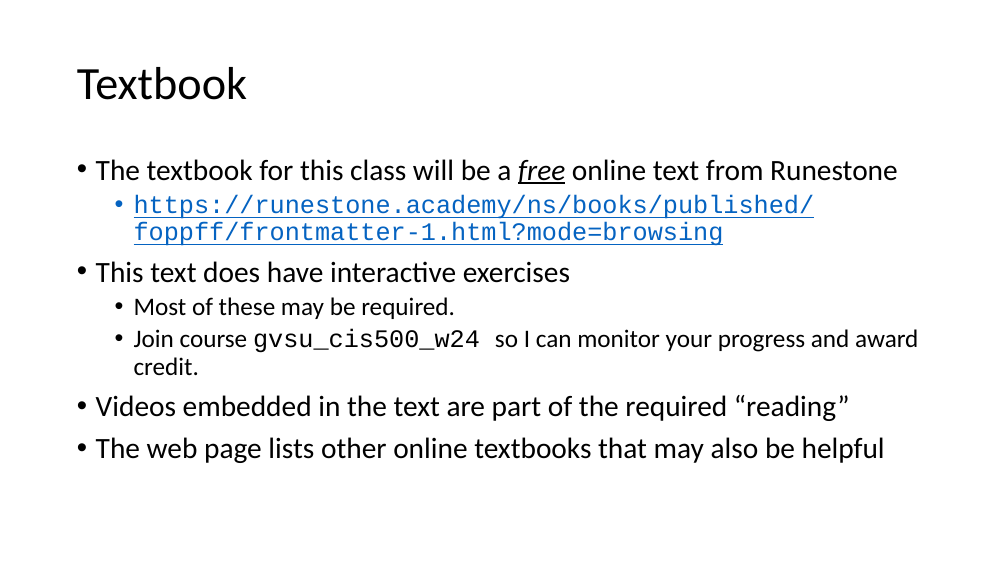
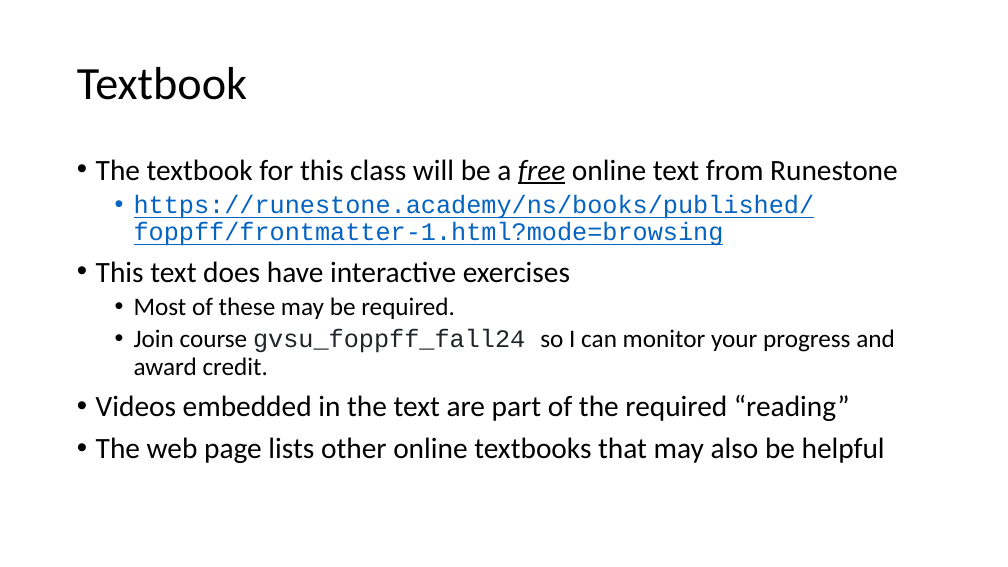
Before and after one commit to KurmasGVSU/KurmasGVSU.github.io, a slide deck: slide 7 of Teaching/Courses/F24/CIS500/LectureNotes/cis500_intro.pptx. Drawn at 1008x567 pixels with LibreOffice and Linux fonts; fonts in the diff are those of the drawing. Boxes give left, top, right and bottom in pixels: in the first picture for what was removed or moved away, otherwise in the second. Text is boxed around its words. In the diff, an @@ line names an element or a change of style, - is before the commit and + after.

```diff
--- a/Teaching/Courses/F24/CIS500/LectureNotes/cis500_intro.pptx
+++ b/Teaching/Courses/F24/CIS500/LectureNotes/cis500_intro.pptx
@@ text at (x1=134, y1=329, x2=895, y2=376): text changed @@
-  • Join course gvsu_cis500_w24 so I can monitor your progress and award credit.
+  • Join course gvsu_foppff_fall24 so I can monitor your progress and award credit.
```
Also in this commit, not shown: 6 other slides changed, 5 other files.
